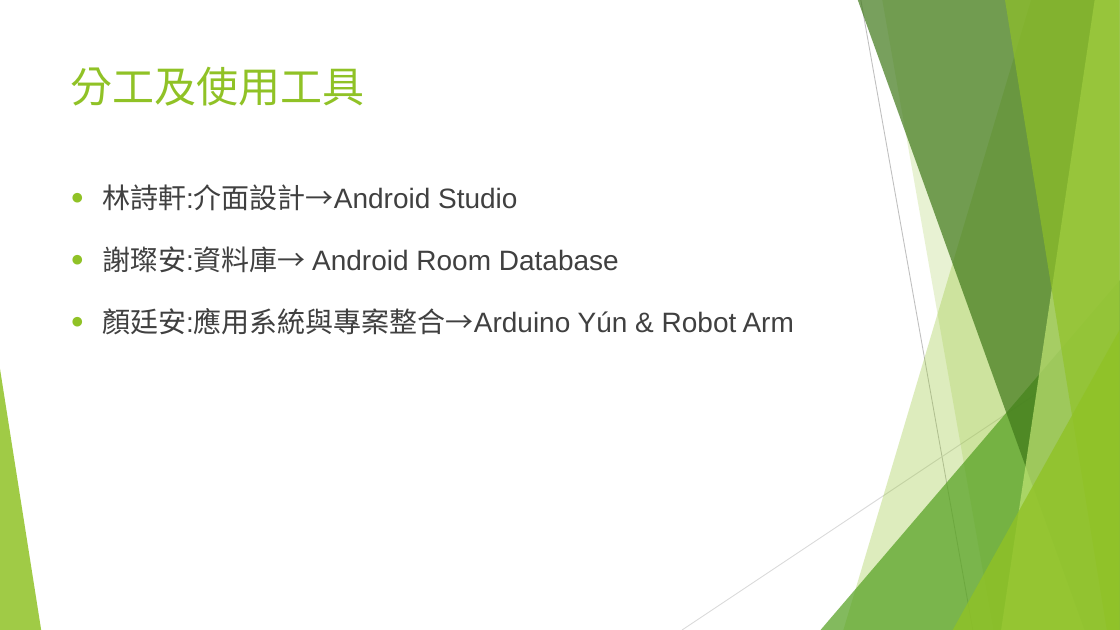
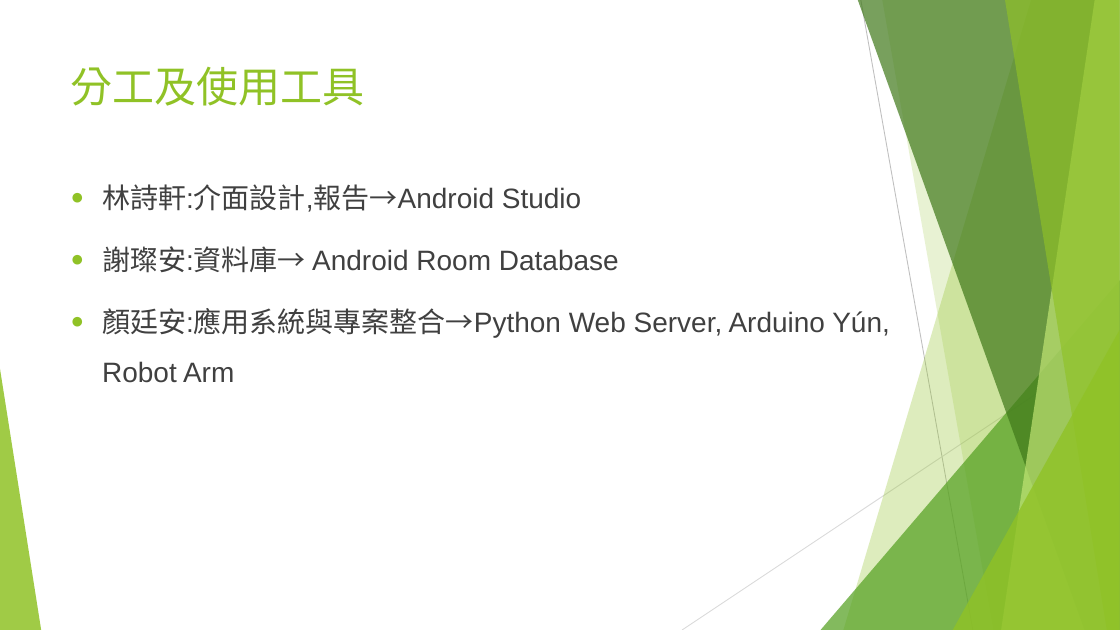
Before and after one commit to DanTNC/robot_arm_dance, a slide deck: slide 2 of Robot_Arm_Dance.pptx. Drawn at 1120x630 pixels with LibreOffice and Linux fonts; fonts in the diff are those of the drawing. Boxes give left, top, right and bottom in pixels: in the first picture for what was removed or moved away, otherwise in the second. Text is boxed around its words. In the diff, an @@ line names an element or a change of style, - is before the commit and + after.

```diff
--- a/Robot_Arm_Dance.pptx
+++ b/Robot_Arm_Dance.pptx
@@ text at (x1=102, y1=184, x2=581, y2=212): text changed @@
-● 林詩軒:介面設計→Android Studio
+● 林詩軒:介面設計,報告→Android Studio
@@ text at (x1=102, y1=308, x2=890, y2=383): text changed @@
-● 顏廷安:應用系統與專案整合→Arduino Yún & Robot Arm
+● 顏廷安:應用系統與專案整合→Python Web Server, Arduino Yún, Robot Arm
```
